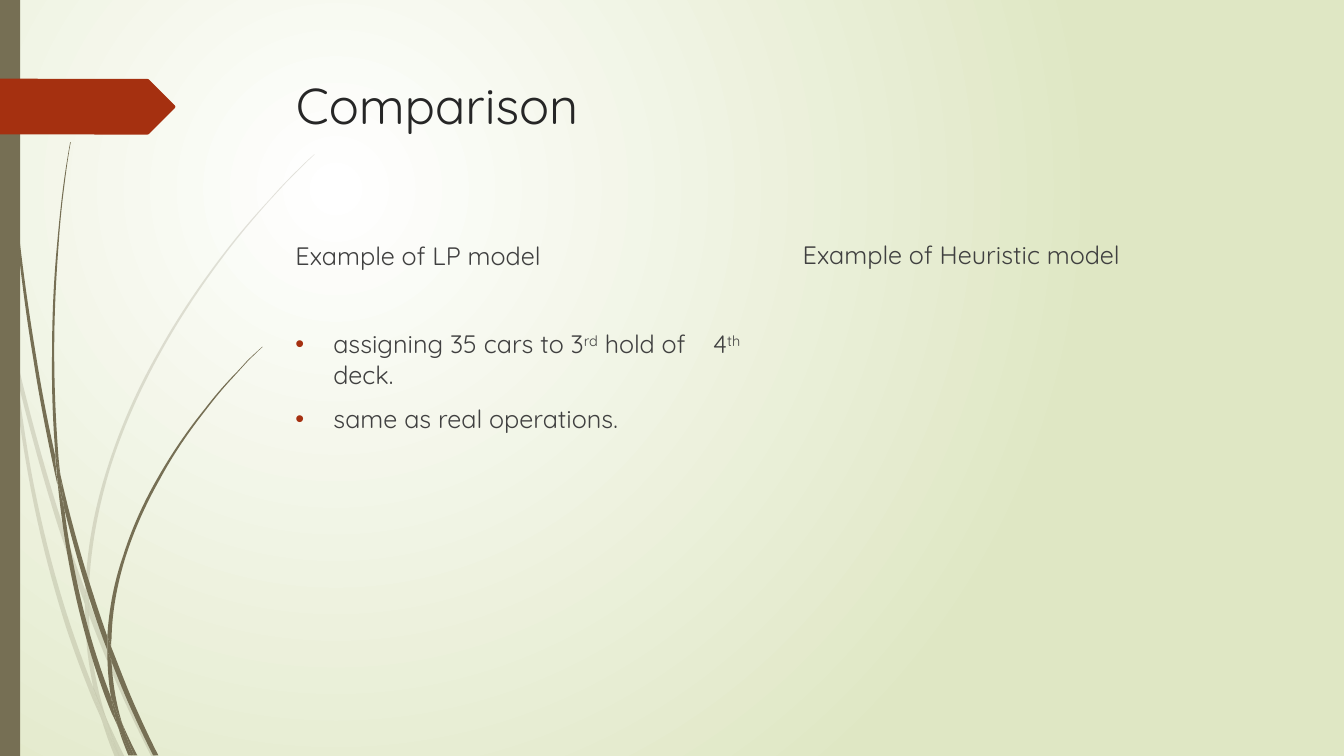
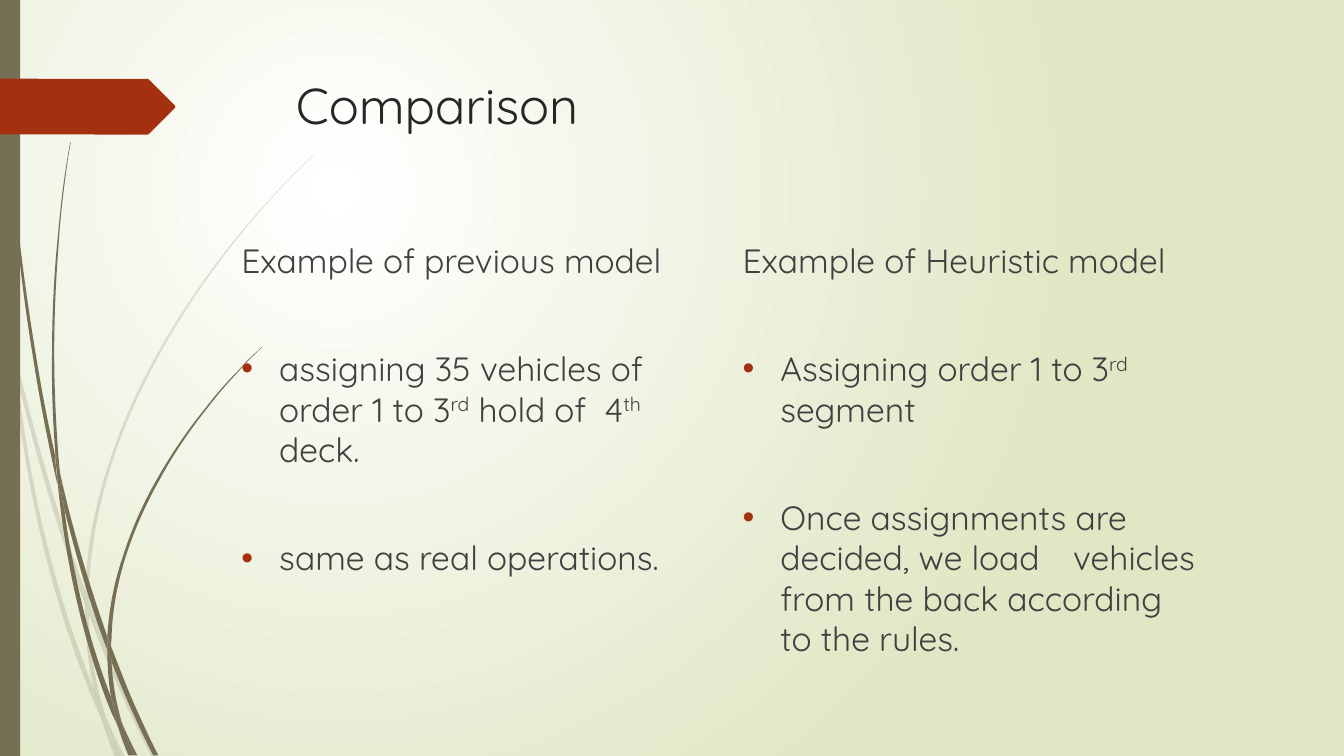
Before and after one commit to r-kurosu/kline_new, a slide deck: slide 32 of 竹田_合同研究会.pptx. Drawn at 1344x756 pixels with LibreOffice and Linux fonts; fonts in the diff are those of the drawing. Boxes give left, top, right and bottom in pixels: in the first picture for what was removed or moved away, otherwise in the second. Text is boxed around its words. In the diff, an @@ line names an element or a change of style, - is before the commit and + after.

```diff
--- a/竹田_合同研究会.pptx
+++ b/竹田_合同研究会.pptx
@@ text "Example of previous model": place and size @@
-text "Example of previous model" at bbox=[295, 246, 686, 433]
+text "Example of previous model" at bbox=[241, 248, 661, 577]
@@ text "Example of Heuristic model": place and size @@
-text "Example of Heuristic model" at bbox=[803, 245, 1120, 269]
+text "Example of Heuristic model" at bbox=[743, 248, 1195, 652]
@@ text at bbox=[241, 248, 661, 463]: text changed; size 18 to 24 pt @@
-Example of LP model
-• assigning 35 cars to 3rd hold of 4th deck.
+Example of previous model
+• assigning 35 vehicles of order 1 to 3rd hold of 4th deck.
@@ text at bbox=[743, 248, 1165, 280]: size 18 to 24 pt in "Example of Heuristic model" @@
@@ text at bbox=[780, 356, 1195, 652]: paragraphs added @@
+• Assigning order 1 to 3rd segment
+• Once assignments are decided, we load vehicles from the back according to the rules.
@@ text at bbox=[279, 545, 659, 577]: size 18 to 24 pt in "same as real operations." @@
```
Also in this commit, not shown: 2 other slides changed, 3 slides added.
